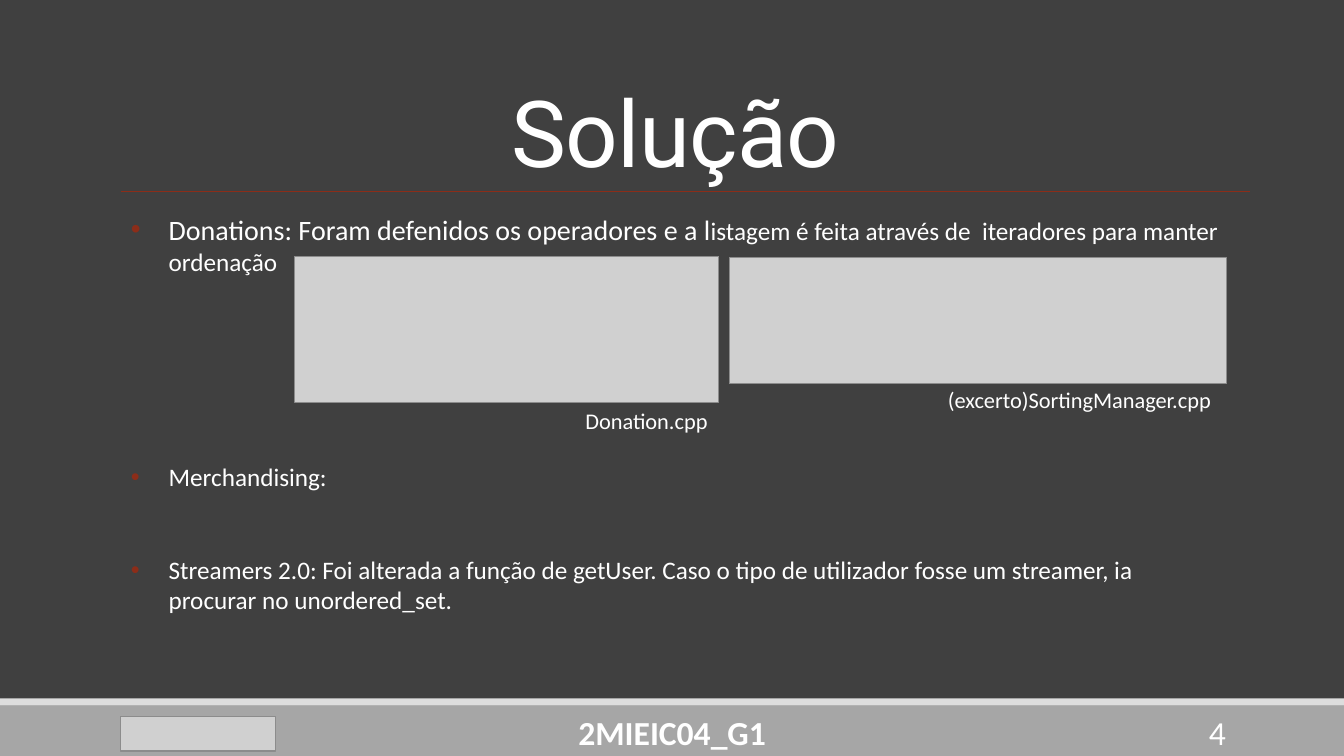
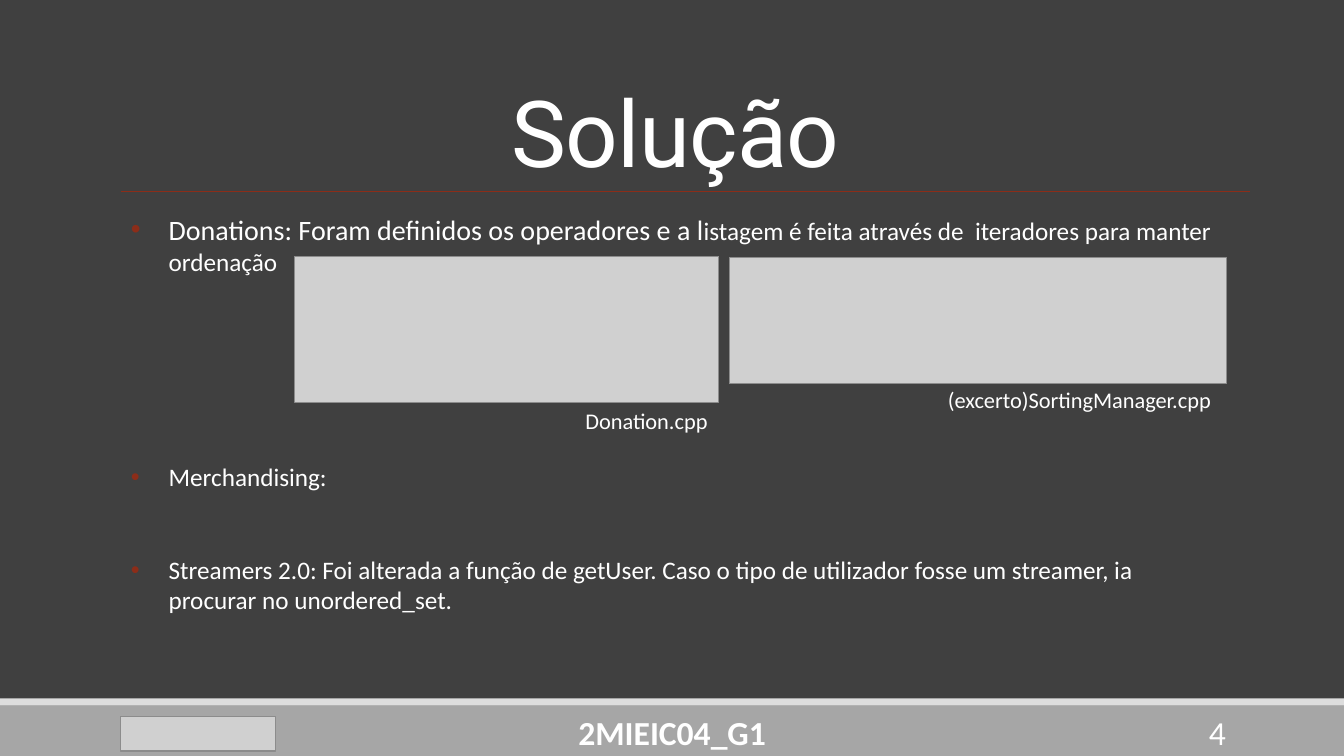
Before and after one commit to DoStini/FEUP-AEDA-proj, a slide deck: slide 4 of StreamZ__P2.pptx. Drawn at 1344x756 pixels with LibreOffice and Linux fonts; fonts in the diff are those of the drawing; grey boxes stand for pictures. Boxes give left, top, right and bottom in pixels: in the first picture for what was removed or moved away, otherwise in the second. Text is boxed around its words. In the diff, an @@ line names an element or a change of style, - is before the commit and + after.

```diff
--- a/StreamZ__P2.pptx
+++ b/StreamZ__P2.pptx
@@ text at (x1=169, y1=220, x2=1211, y2=275): text changed @@
-• Donations: Foram defenidos os operadores e a listagem é feita através de iteradores para manter ordenação
+• Donations: Foram definidos os operadores e a listagem é feita através de iteradores para manter ordenação
```
Also in this commit, not shown: 2 other slides changed, 1 slide added, 7 other files.
